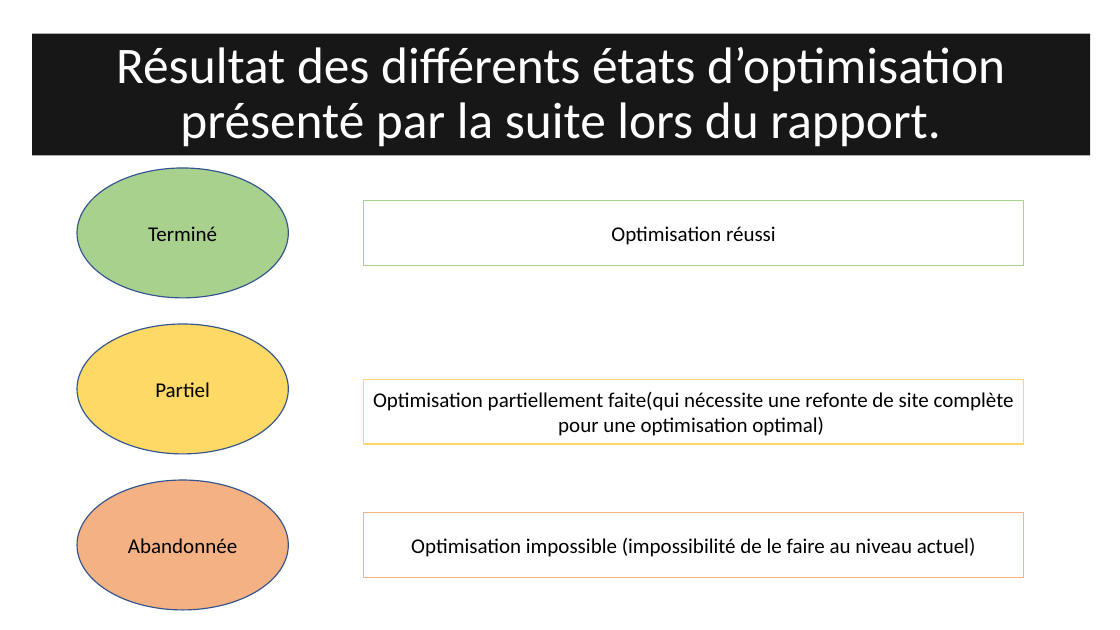
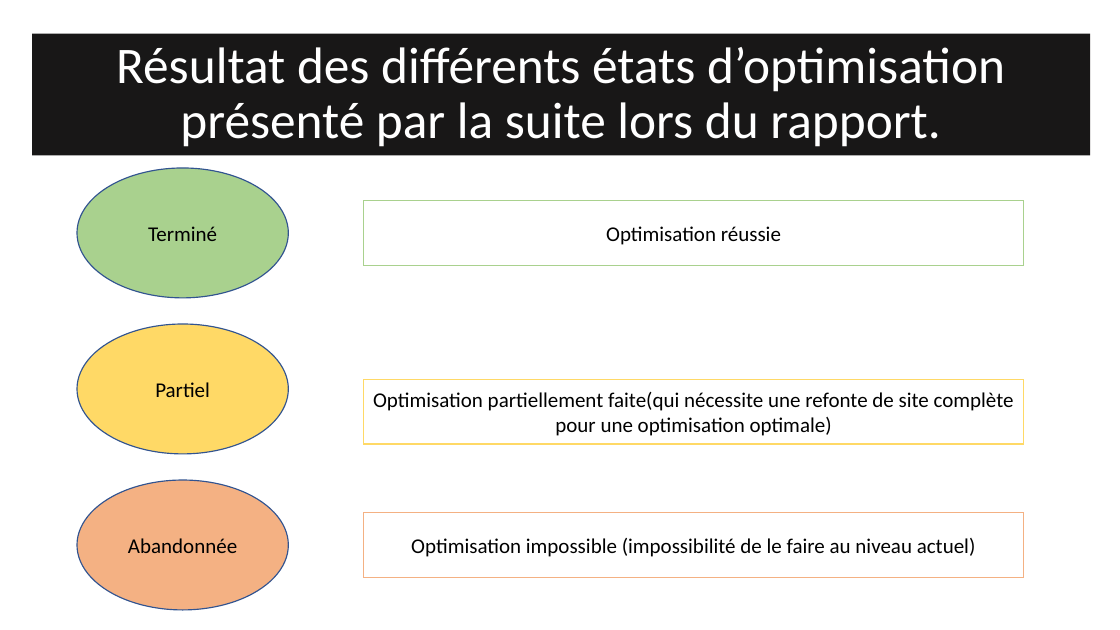
Before and after one commit to LimDavid458/la-panthere-optimise, a slide deck: slide 5 of rapport-seo.pptx (slide 4 before the commit). Drawn at 1120x630 pixels with LibreOffice and Linux fonts; fonts in the diff are those of the drawing. Boxes give left, top, right and bottom in pixels: in the first picture for what was removed or moved away, otherwise in the second. Text is boxed around its words. In the diff, an @@ line names an element or a change of style, - is before the commit and + after.

```diff
--- a/rapport-seo.pptx
+++ b/rapport-seo.pptx
@@ text in rectangle at bbox=[606, 226, 781, 245]: text changed @@
-Optimisation réussi
+Optimisation réussie
@@ text in rectangle at bbox=[373, 392, 1014, 436]: text changed @@
-Optimisation partiellement faite(qui nécessite une refonte de site complète pour une optimisation optimal)
+Optimisation partiellement faite(qui nécessite une refonte de site complète pour une optimisation optimale)
```
Also in this commit, not shown: 5 other slides changed, 4 slides added, 2 other files.
